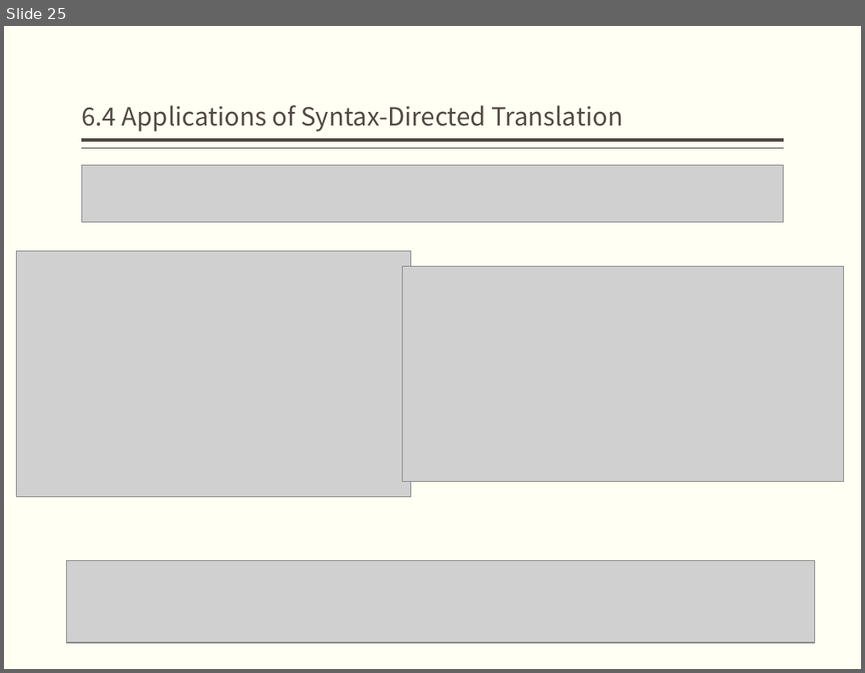
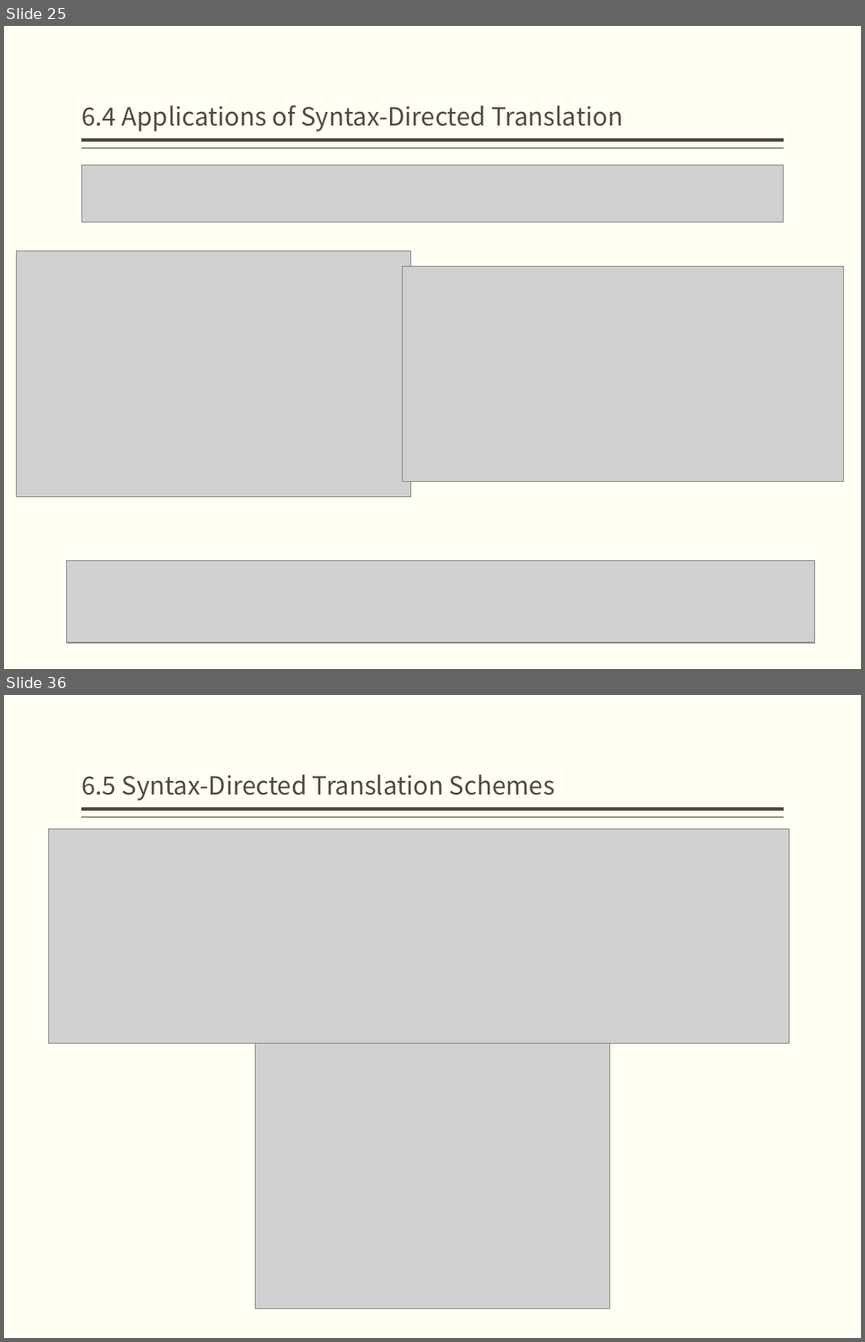
Before and after one commit to bonkboykz/jz81.github.io, a slide deck: course/compiler/LectureNotes/(Spring2017)Lecture6.pptx. Shown one above the other, each under a label of ours: slide 25 before the commit, slides 25 and 36 after it; the slides between them are not shown. The pictures are 865x673 and 865x1342 pixels, drawn with LibreOffice and Linux fonts; fonts in the diff are those of the drawing; grey boxes stand for pictures. Boxes give left, top, right and bottom in pixels: in the first picture for what was removed or moved away, otherwise in the second. Text is boxed around its words. In the diff, an @@ line names an element or a change of style, - is before the commit and + after.

```diff
--- a/course/compiler/LectureNotes/(Spring2017)Lecture6.pptx
+++ b/course/compiler/LectureNotes/(Spring2017)Lecture6.pptx
@@ slide 36 added at box(4, 695, 861, 1338), background #FFFFF3; not listed: 2 template elements that a slide beside it also shows @@
@@ title added at box(81, 774, 555, 800), 21 pt, text #514843 @@
+6.5 Syntax-Directed Translation Schemes
@@ picture added at box(48, 828, 789, 1043) @@
@@ picture added at box(255, 1043, 610, 1308) @@
```
Also in this commit, not shown: 2 slides changed, 16 other slides added.
